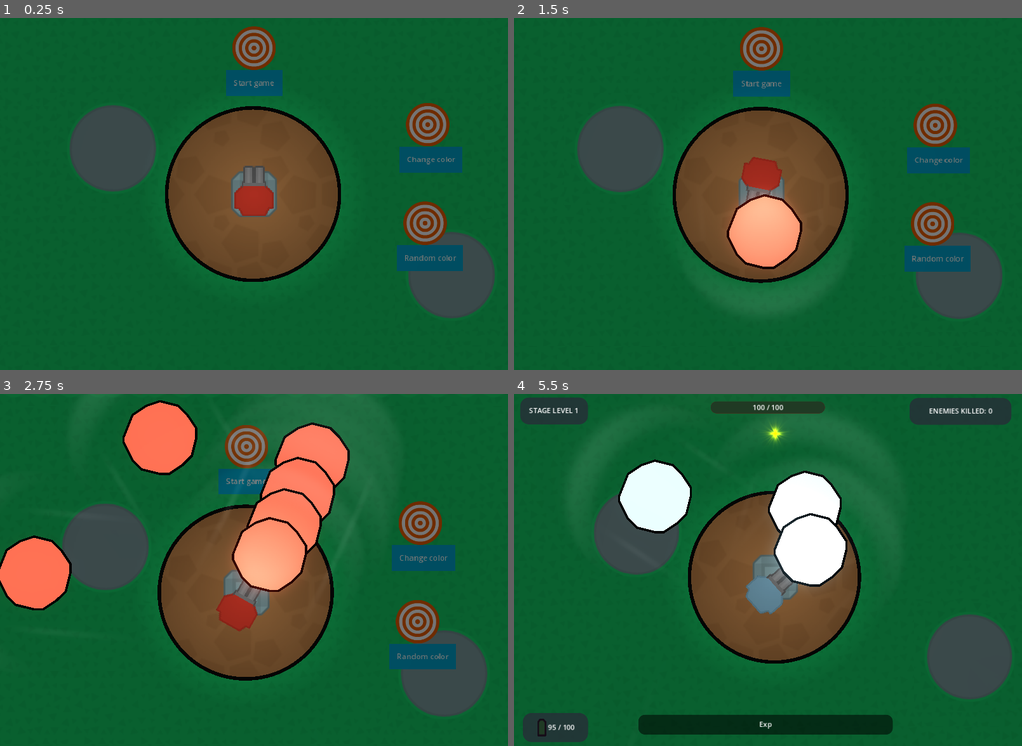
Above: before the commit, frames 1-4 (two rows, left to right).
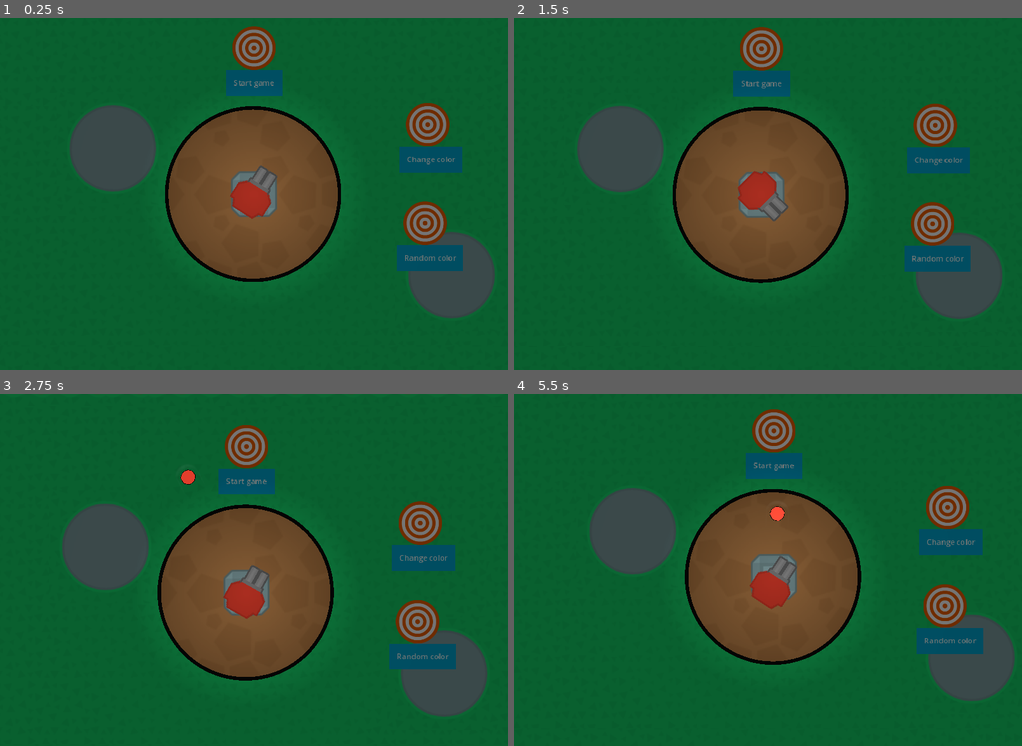
Above: after the commit, the same moments.

Repository: Piggward/MoreAreComing
Game: Godot game, scene res://scenes/level_1.tscn
Same seed, same stepped clock (60 frames per second), same inputs: the game is played once before the commit and once after it. Sound files missing from this copy of the repository are replaced by a short silence.
Inputs (mouse positions are in pixels of both pictures, inside the frame that each line leads up to):
- Up to frame 1 (0.25 s): no input
- Up to frame 2 (1.5 s): move the mouse to (879, 176) at 0.52 s; press the mouse at (879, 176) at 0.53 s; move the mouse to (666, 211) at 1.27 s; release the mouse at (666, 211) at 1.28 s; right-click (666, 211) at 1.35 s; click (666, 211) at 1.42 s
- Up to frame 3 (2.75 s): move the mouse to (304, 492) at 2.02 s; press the mouse at (304, 492) at 2.03 s
- Up to frame 4 (5.5 s): move the mouse to (742, 640) at 2.77 s; release the mouse at (742, 640) at 2.78 s; right-click (742, 640) at 2.85 s; click (742, 640) at 2.92 s; move the mouse to (920, 622) at 3.52 s; press the mouse at (920, 622) at 3.53 s; move the mouse to (615, 517) at 4.27 s; release the mouse at (615, 517) at 4.28 s; right-click (615, 517) at 4.35 s; click (615, 517) at 4.42 s; move the mouse to (793, 570) at 5.02 s; press the mouse at (793, 570) at 5.03 s

The runs differ from the first frame. In frame 1, 0.3% of the frame differs, in the area x 45-55%, y 41-58%; in frame 2, 3.0%; in frame 3, 13%; in frame 4, 21%, in the area x 1-99%, y 1-99%.

Commit message:
exp drop after 5 emeies killed

Diff:
--- a/project.godot
+++ b/project.godot
@@ -18,6 +18,7 @@
 [autoload]
 
 Global="*res://scripts/global.gd"
+EventManager="*res://scripts/event_manager.gd"
 
 [display]
 
--- a/scenes/enemy.gd
+++ b/scenes/enemy.gd
@@ -54,7 +54,7 @@
 	animated_sprite_2d.self_modulate = normal_color
 
 func die():
-	#spawn_all_particles()
+	spawn_all_particles()
 	died.emit()
 	self.queue_free()
 
--- a/scenes/level_1.tscn
+++ b/scenes/level_1.tscn
@@ -353,11 +353,13 @@
 [ext_resource type="Script" path="res://scripts/enemies_killed.gd" id="345_7gdhx"]
 [ext_resource type="AudioStream" uid="uid://dba3b1hwbe16s" path="res://sfx/tanks_song_intro.mp3" id="347_cirr1"]
 [ext_resource type="AudioStream" uid="uid://dlvon3tc8ks6n" path="res://sfx/tanks_song_main.mp3" id="348_3fsji"]
+[ext_resource type="Script" path="res://scripts/experience_bar.gd" id="349_m0e1v"]
 [ext_resource type="Script" path="res://scripts/shoot_bounds_area.gd" id="351_xsr3h"]
+[ext_resource type="Script" path="res://scripts/exp_manager.gd" id="356_ountv"]
 
 [sub_resource type="Resource" id="Resource_iaqbb"]
 script = ExtResource("2_5rwbk")
-batches = 1
+batches = 2
 enemies = 5
 special_factor = 0.0
 batch_cd = 6.5
@@ -367,7 +369,7 @@
 
 [sub_resource type="Resource" id="Resource_qkdxg"]
 script = ExtResource("2_5rwbk")
-batches = 3
+batches = 5
 enemies = 6
 special_factor = 0.1
 batch_cd = 7.0
@@ -377,7 +379,7 @@
 
 [sub_resource type="Resource" id="Resource_2gj2k"]
 script = ExtResource("2_5rwbk")
-batches = 3
+batches = 5
 enemies = 10
 special_factor = 0.1
 batch_cd = 8.0
@@ -6258,7 +6260,7 @@
 corner_radius_bottom_left = 15
 
 [sub_resource type="StyleBoxFlat" id="StyleBoxFlat_0pq74"]
-bg_color = Color(0.117647, 0.6, 0.6, 0.482353)
+bg_color = Color(0, 2, 2, 1)
 corner_radius_top_left = 15
 corner_radius_top_right = 15
 corner_radius_bottom_right = 15
@@ -6367,13 +6369,11 @@
 script = ExtResource("2_sf0d6")
 shoot_speed = 300.0
 knock_back = 10.0
-damage = 50.0
-turn_rate = 8.0
-mag_size = 100
-reload_speed = 0.1
-shoot_cd = 0.1
-shot_scale = 5.0
-pierce = 100
+damage = 10.0
+turn_rate = 4.0
+mag_size = 10
+reload_speed = 1.0
+shoot_cd = 0.4
 health = 100
 colors = Array[Color]([Color(5.96821e-06, 0, 0.941457, 1), Color(0, 0.798343, 3.85046e-07, 1), Color(0.862745, 0.796078, 0, 1), Color(0.930597, 8.22073e-05, 0.726536, 1), Color(0.905882, 0.298039, 0.235294, 1)])
 level_progression = Array[int]([10, 10, 10, 10, 12, 14, 16, 18, 20, 20, 22, 22, 24, 24, 26, 28, 30, 30, 40, 42, 44, 46, 48, 50, 52, 54])
@@ -6541,10 +6541,10 @@
 
 [node name="PanelContainer" type="PanelContainer" parent="CanvasLayer"]
 visible = false
-offset_left = 404.0
-offset_top = 404.0
-offset_right = 759.0
-offset_bottom = 447.0
+offset_left = 556.0
+offset_top = 304.0
+offset_right = 557.0
+offset_bottom = 347.0
 theme_override_styles/panel = SubResource("StyleBoxFlat_ip24r")
 
 [node name="MarginContainer" type="MarginContainer" parent="CanvasLayer/PanelContainer"]
@@ -6699,7 +6699,7 @@
 vertical_alignment = 1
 script = ExtResource("345_7gdhx")
 
-[node name="ProgressBar" type="ProgressBar" parent="CanvasLayer/UI"]
+[node name="ProgressBar" type="ProgressBar" parent="CanvasLayer/UI" groups=["experience_bar"]]
 layout_mode = 1
 anchors_preset = -1
 anchor_left = 0.862
@@ -6713,6 +6713,7 @@
 theme_override_styles/background = SubResource("StyleBoxFlat_0ur24")
 theme_override_styles/fill = SubResource("StyleBoxFlat_0pq74")
 show_percentage = false
+script = ExtResource("349_m0e1v")
 
 [node name="Label" type="Label" parent="CanvasLayer/UI/ProgressBar"]
 layout_mode = 1
@@ -6784,6 +6785,13 @@
 [node name="ShotContainer" type="Node2D" parent="."]
 process_mode = 1
 
+[node name="ExpManager" type="Node2D" parent="."]
+position = Vector2(576, 324)
+script = ExtResource("356_ountv")
+exp_wait_time = 1.0
+
+[node name="Timer" type="Timer" parent="ExpManager"]
+
 [connection signal="child_entered_tree" from="." to="." method="_on_child_entered_tree"]
 [connection signal="child_entered_tree" from="EnemyManager" to="EnemyManager" method="_on_child_entered_tree"]
 [connection signal="button_down" from="CanvasLayer/Control/Button" to="." method="_on_button_button_down"]
--- /dev/null
+++ b/scenes/rumble_node.tscn
@@ -0,0 +1,23 @@
+[gd_scene load_steps=4 format=3 uid="uid://cfsoakqld1n6s"]
+
+[ext_resource type="Script" path="res://scripts/rumble_node.gd" id="1_0aif6"]
+[ext_resource type="PackedScene" uid="uid://fmrdsxy6ig5r" path="res://vfx/upgrade_particles.tscn" id="2_ktsiv"]
+
+[sub_resource type="CircleShape2D" id="CircleShape2D_23d85"]
+
+[node name="RumbleNode" type="Node2D"]
+process_mode = 3
+script = ExtResource("1_0aif6")
+
+[node name="Area2D" type="Area2D" parent="."]
+
+[node name="CollisionShape2D" type="CollisionShape2D" parent="Area2D"]
+scale = Vector2(2.18695, 2.18695)
+shape = SubResource("CircleShape2D_23d85")
+
+[node name="GPUParticles2D" parent="." instance=ExtResource("2_ktsiv")]
+modulate = Color(2, 2, 2, 1)
+preprocess = 2.0
+
+[connection signal="mouse_entered" from="Area2D" to="." method="_on_area_2d_mouse_entered"]
+[connection signal="mouse_exited" from="Area2D" to="." method="_on_area_2d_mouse_exited"]
--- a/scenes/shoot_area.tscn
+++ b/scenes/shoot_area.tscn
@@ -18,8 +18,8 @@
 angle_min = -90.0
 angle_max = -90.0
 gravity = Vector3(0, 0, 0)
-scale_min = 0.15
-scale_max = 0.15
+scale_min = 0.09
+scale_max = 0.09
 scale_curve = SubResource("CurveTexture_eoixx")
 color = Color(1, 1, 1, 0.309804)
 
@@ -58,7 +58,7 @@
 [sub_resource type="CircleShape2D" id="CircleShape2D_e7kxt"]
 
 [node name="ShootArea" type="Area2D" groups=["pauseable", "projectile"]]
-modulate = Color(3.5, 3.5, 3.5, 1)
+modulate = Color(2, 2, 2, 1)
 collision_layer = 4
 collision_mask = 2
 script = ExtResource("1_u46cq")
@@ -72,14 +72,12 @@
 polygon = PackedVector2Array(-8, 0, -6, -5, -3, -7, 0, -8, 4, -7, 6, -5, 8, -2, 8, 0, 7, 4, 5, 6, 2, 8, 0, 8, -4, 7, -6, 5, -7, 3, -8, 1, -8, 0)
 
 [node name="Polygon2D" type="Polygon2D" parent="."]
-color = Color(0.905882, 0.298039, 0.235294, 1)
 polygon = PackedVector2Array(-8, 0, -6, -5, -3, -7, 0, -8, 4, -7, 6, -5, 8, -2, 8, 0, 7, 4, 5, 6, 2, 8, 0, 8, -4, 7, -6, 5, -7, 3, -8, 1, -8, 0)
 
 [node name="Particles" type="Node2D" parent="."]
 modulate = Color(1, 1, 1, 0.222)
 
 [node name="GPUParticles2D" type="GPUParticles2D" parent="Particles"]
-position = Vector2(2, 0)
 amount = 1
 process_material = SubResource("ParticleProcessMaterial_6lmhe")
 texture = ExtResource("4_tdjhk")
@@ -88,7 +86,7 @@
 
 [node name="SpeedLines2" type="GPUParticles2D" parent="Particles"]
 process_mode = 3
-position = Vector2(-4, -14)
+position = Vector2(-4, -13)
 amount = 15
 process_material = SubResource("ParticleProcessMaterial_odwe6")
 texture = ExtResource("5_dsovy")
@@ -97,7 +95,7 @@
 
 [node name="SpeedLines3" type="GPUParticles2D" parent="Particles"]
 process_mode = 3
-position = Vector2(-5, 13)
+position = Vector2(-5, 12)
 amount = 15
 process_material = SubResource("ParticleProcessMaterial_odwe6")
 texture = ExtResource("5_dsovy")
--- /dev/null
+++ b/scripts/event_manager.gd
@@ -0,0 +1,13 @@
+extends Node
+
+signal exp_pickup
+
+
+# Called when the node enters the scene tree for the first time.
+func _ready():
+	pass # Replace with function body.
+
+
+# Called every frame. 'delta' is the elapsed time since the previous frame.
+func _process(delta):
+	pass
--- /dev/null
+++ b/scripts/exp_manager.gd
@@ -0,0 +1,30 @@
+class_name ExpManager
+extends Node2D
+
+@export var exp_wait_time: float
+const RUMBLE_NODE = preload("res://scenes/rumble_node.tscn")
+const UPGRADE_PARTICLES = preload("res://vfx/upgrade_particles.tscn")
+@onready var timer = $Timer
+
+# Called when the node enters the scene tree for the first time.
+func _ready():
+	timer.timeout.connect(_spawn_exp)
+	#await_exp()
+	pass # Replace with function body.
+
+func await_exp():
+	timer.start(1)
+
+func _spawn_exp():
+	var rand_x = randf_range(100, 300)
+	var rand_y = randf_range(100, 300)
+	rand_x *= -1 if randi_range(0, 1) == 0 else 1
+	rand_y *= -1 if randi_range(0, 1) == 0 else 1
+	var rn = RUMBLE_NODE.instantiate()
+	rn.destination = Vector2(rand_x, rand_y)
+	rn.position = Vector2(rand_x, -1500)
+	add_child(rn)
+
+# Called every frame. 'delta' is the elapsed time since the previous frame.
+func _process(delta):
+	pass
--- /dev/null
+++ b/scripts/experience_bar.gd
@@ -0,0 +1,12 @@
+class_name ExperienceBar
+extends ProgressBar
+
+
+# Called when the node enters the scene tree for the first time.
+func _ready():
+	pass # Replace with function body.
+
+
+# Called every frame. 'delta' is the elapsed time since the previous frame.
+func _process(delta):
+	pass
--- a/scripts/junkparticles.gd
+++ b/scripts/junkparticles.gd
@@ -17,21 +17,17 @@
 		self.JUNKTYPE.SCREW:
 			custom_amount = randi_range(1, 3)
 			self.texture = SCREWS
-			print("SPAWNING " + str(amount) + " SCREWS")
 		self.JUNKTYPE.ROUND:
 			custom_amount = randi_range(1, 3)
 			self.scale *= 1
 			self.texture = ROUNDSCREW
-			print("SPAWNING " + str(amount) + " ROUNDSCREW")
 		self.JUNKTYPE.NAIL:
 			custom_amount = randi_range(1, 3)
 			self.texture = NAILS
-			print("SPAWNING " + str(amount) + " NAILS")
 		self.JUNKTYPE.PLATE:
 			self.scale *= 2.5
 			self.texture = PLATES
 			self.amount = randi_range(0, 1)
-			print("SPAWNING " + str(amount) + " PLATES")
 	self.amount = custom_amount
 	self.emitting = true
 	await get_tree().create_timer(self.lifetime).timeout
--- a/scripts/level_1.gd
+++ b/scripts/level_1.gd
@@ -26,12 +26,13 @@
 var current_batch = 0
 signal spawn_batch_requested(amount: int, wave: Wave)
 @onready var shoot_to_start = $ShootToStart
+@onready var exp_manager = $ExpManager
 
 
 # Called when the node enters the scene tree for the first time.
 func _ready() -> void:
-	enemy_manager.enemy_killed.connect(_on_enemy_killed)
-	current_wave = waves[5]
+	EventManager.exp_pickup.connect(_on_exp_pickup)
+	current_wave = waves[0]
 	progress_bar.visible = false
 	ui.visible = false
 	player = get_tree().get_first_node_in_group("player")
@@ -41,9 +42,15 @@
 	wave_label.text = "STAGE LEVEL 1"
 	shoot_to_start.start_game.connect(start_game)
 	self.process_mode = Node.PROCESS_MODE_INHERIT
+	enemy_manager.enemy_killed.connect(_on_enemy_killed)
 	get_tree().paused = false
 	#music["parameters/switch_to_clip"] = "Silence"
 	pass # Replace with function body.
+
+func _on_enemy_killed():
+	if enemy_manager.enemies_killed >= 5:
+		exp_manager._spawn_exp()
+		enemy_manager.enemies_killed = 0
 
 func start_game():
 	for node in get_tree().get_nodes_in_group("remove_at_start_game"):
@@ -54,16 +61,18 @@
 	ui.visible = true
 	spawn_wave()
 
-func _on_enemy_killed():
+func _on_exp_pickup():
+	player.exp += 3
 	if player.current_level + 1 >= player.level_progression.size():
 		return
-	exp_progress_bar.value = enemy_manager.enemies_killed
-	if enemy_manager.enemies_killed >= player.level_progression[player.current_level]:
+	exp_progress_bar.value = player.exp
+	if player.exp >= player.level_progression[player.current_level]:
 		player.current_level += 1
 		on_level_up()
 
 func on_level_up():
 	wave_cleared.play()
+	player.exp = 0
 	enemy_manager.enemies_killed = 0
 	timer.set_paused(true)
 	get_tree().paused = true
@@ -77,13 +86,11 @@
 	var s = GAME_OVER_SCREEN.instantiate()
 	s.won = won
 	canvas_layer.add_child(s)
-	self.process_mode = Node.PROCESS_MODE_DISABLED
+	get_tree().paused = true
 
 func next_wave():
-	print("next wave!")
 	get_tree().paused = false
 	timer.set_paused(false)
-	print("next wave finish!")
 
 func spawn_wave():
 	spawn_batch_requested.emit(current_wave.enemies, current_wave)
@@ -109,7 +116,6 @@
 
 
 func _on_button_button_up():
-	print("button press!")
 	shop.leave_shop()
 	control.visible = false
 	next_wave()
@@ -119,5 +125,4 @@
 func _on_child_entered_tree(node):
 	if node is AudioStreamPlayer2D:
 		node.play()
-		print("play")
 	pass # Replace with function body.
--- a/scripts/player.gd
+++ b/scripts/player.gd
@@ -23,6 +23,7 @@
 @onready var progress_bar = $"../CanvasLayer/ProgressBar"
 @onready var level_1 = $".."
 @export var level_progression: Array[int] = []
+var exp = 0
 var current_level = 0
 signal attributes_updated
 @onready var turret_sprite = $"../Turret/TurretSprite"
--- /dev/null
+++ b/scripts/rumble_node.gd
@@ -0,0 +1,69 @@
+class_name RumbleNode
+extends Node2D
+
+# Parameters to control the rumble effect
+@export var rumble_duration: float = 0.5      # How long the rumble should go on
+@export var max_intensity: float = 4       # Max shake intensity
+@export var ramp_speed: float = 1
+@export var destination: Vector2
+
+var _elapsed_time := 0.0
+var _original_position := Vector2.ZERO
+var _is_rumbling := false
+var pickup = false
+var exp_bar: ExperienceBar
+var has_landed = false
+
+func _ready():
+	_original_position = destination
+	exp_bar = get_tree().get_first_node_in_group("experience_bar")
+
+func start_rumble():
+	_elapsed_time = 0.0
+	_is_rumbling = true
+
+func stop_rumble():
+	_is_rumbling = false
+	position = _original_position
+
+func _process(delta):
+	if _is_rumbling:
+		_elapsed_time += delta
+
+		var progress = clamp(_elapsed_time / rumble_duration, 0.0, 1.0)
+		var intensity = lerp(0.0, max_intensity, pow(progress, ramp_speed))
+
+		# Apply shaking offset
+		position = _original_position + Vector2(
+			randf_range(-intensity, intensity),
+			randf_range(-intensity, intensity)
+		)
+
+		if _elapsed_time >= rumble_duration:
+			stop_rumble()
+			pickup = true
+			EventManager.exp_pickup.emit()
+
+	elif pickup:
+		var c_local_to_n_global = get_canvas_transform().affine_inverse() * exp_bar.get_global_transform_with_canvas()
+		var n_target_global_position: Vector2 = c_local_to_n_global * (exp_bar.size / 2)
+		if (global_position - n_target_global_position).length() < 30:
+			self.queue_free()
+		global_position = lerp(global_position, n_target_global_position, 0.04)
+
+	elif not has_landed:
+		position = lerp(position, destination, 1.0 - pow(0.00005, delta))
+		if (position - destination).length() < 1:
+			position = destination
+			has_landed = true
+
+func _on_area_2d_mouse_entered():
+	if not _is_rumbling and not pickup and has_landed and not get_tree().paused:
+		start_rumble()
+	pass # Replace with function body.
+
+
+func _on_area_2d_mouse_exited():
+	if _is_rumbling and not pickup and has_landed:
+		stop_rumble()
+	pass # Replace with function body.
--- a/scripts/shoot_bounds_area.gd
+++ b/scripts/shoot_bounds_area.gd
@@ -13,6 +13,5 @@
 
 func _on_area_exited(area: Area2D) -> void:
 	if not area.dead:
-		print("REMOVING")
 		area.queue_free()
 	pass # Replace with function body.
--- /dev/null
+++ b/vfx/upgrade_particles.tscn
@@ -0,0 +1,39 @@
+[gd_scene load_steps=7 format=3 uid="uid://fmrdsxy6ig5r"]
+
+[ext_resource type="Texture2D" uid="uid://b1ainxd7ihvyv" path="res://art/particles/scorch_01.png" id="1_g7xsf"]
+
+[sub_resource type="Curve" id="Curve_fy3cn"]
+_data = [Vector2(0, 0), 0.0, 0.0, 0, 0, Vector2(0.641667, 1), 0.0, 0.0, 0, 0, Vector2(1, 0), 0.0, 0.0, 0, 0]
+point_count = 3
+
+[sub_resource type="CurveTexture" id="CurveTexture_s43qs"]
+curve = SubResource("Curve_fy3cn")
+
+[sub_resource type="Curve" id="Curve_5su7a"]
+_data = [Vector2(0, 0), 0.0, 0.0, 0, 0, Vector2(0.258333, 1), 0.0, 0.0, 0, 0, Vector2(1, 1), 0.0, 0.0, 0, 0]
+point_count = 3
+
+[sub_resource type="CurveTexture" id="CurveTexture_braud"]
+curve = SubResource("Curve_5su7a")
+
+[sub_resource type="ParticleProcessMaterial" id="ParticleProcessMaterial_46us4"]
+particle_flag_disable_z = true
+emission_shape = 1
+emission_sphere_radius = 25.0
+angle_min = -720.0
+angle_max = 720.0
+gravity = Vector3(0, 0, 0)
+scale_min = 0.6
+scale_curve = SubResource("CurveTexture_braud")
+color = Color(0.0156863, 1, 1, 1)
+alpha_curve = SubResource("CurveTexture_s43qs")
+hue_variation_min = -0.01
+hue_variation_max = 0.03
+
+[node name="GPUParticles2D" type="GPUParticles2D"]
+texture_filter = 1
+scale = Vector2(0.228885, 0.228885)
+process_material = SubResource("ParticleProcessMaterial_46us4")
+texture = ExtResource("1_g7xsf")
+lifetime = 6.0
+local_coords = true
Not shown: 1 places in scenes/level_1.tscn that only renumber resources
